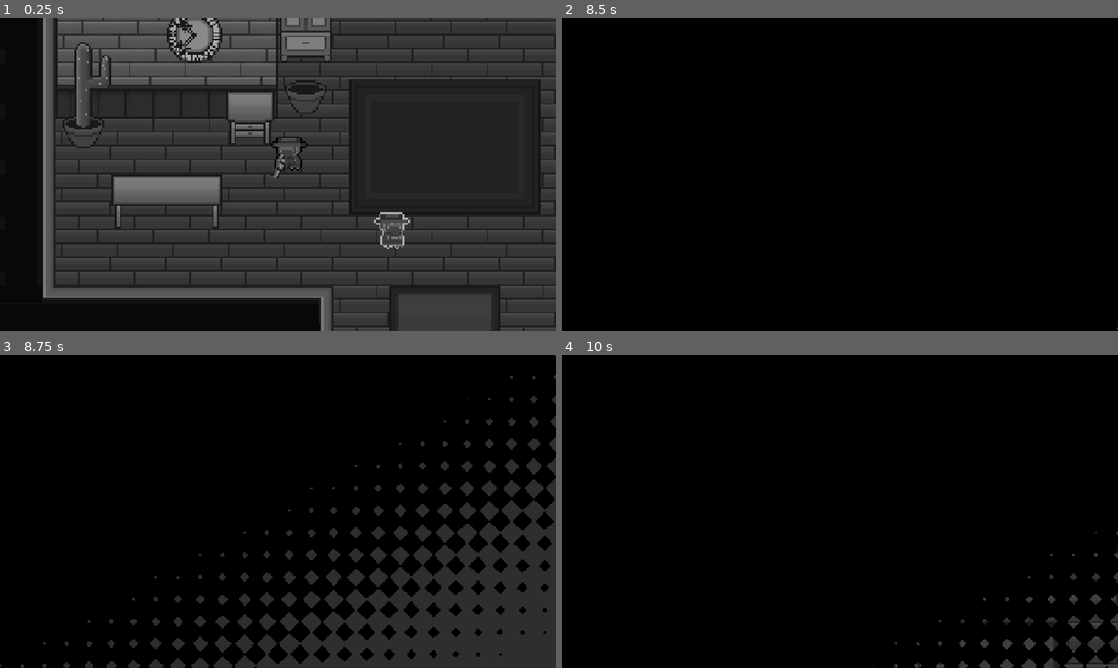
Above: before the commit, frames 1-4 (two rows, left to right).
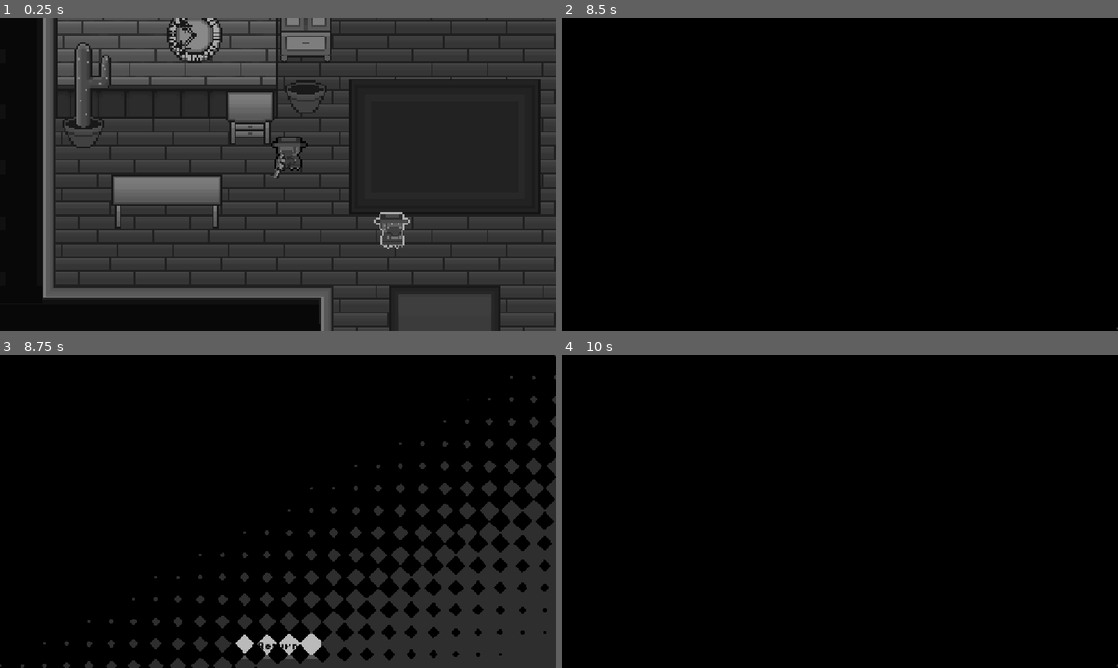
Above: after the commit, the same moments.

Repository: jpsalim21/GMTK_2026_2
Game: Godot game, scene res://BaseGame/scenes/scene1.tscn
The game is run twice, just before and just after one commit, with the same random seed, the same clock (stepped at 60 frames per second) and the same inputs.
Inputs (mouse positions are in pixels of both pictures, inside the frame that each line leads up to):
- Up to frame 1 (0.25 s): no input
- Up to frame 2 (8.5 s): tap Enter (ui_accept) at 0.5, 0.77, 3.77, 5, 7.52, 8 s; move the mouse to (962, 158) at 0.52 s; hold Right (ui_right) 0.53-1.25 s; click (962, 158) at 0.6 s; drag from (728, 190) to (812, 237) at 1.27 s; move the mouse to (895, 105) at 2.02 s; hold Left (ui_left) 2.03-2.75 s; click (895, 105) at 2.1 s; drag from (812, 237) to (673, 127) at 2.77 s; move the mouse to (1006, 221) at 3.52 s; hold Right (ui_right) 3.53-4.25 s; click (1006, 221) at 3.6 s; click "1" at 4.25 s; drag from (673, 127) to (956, 230) at 5.02 s; move the mouse to (867, 174) at 5.77 s; hold Right (ui_right) 5.78-6.5 s; click (867, 174) at 5.85 s; drag from (756, 96) to (728, 190) at 6.52 s; move the mouse to (962, 158) at 7.27 s; hold Left (ui_left) 7.28-8 s; click (962, 158) at 7.35 s; drag from (728, 190) to (812, 237) at 8.02 s
- Up to frame 3 (8.75 s): no input
- Up to frame 4 (10 s): click "1" (after the commit: "Return") at 8.75 s; click (840, 498) at 9.5 s, where only the run after the commit has a clickable "Start"

Frames 1-2 are identical in both runs. In frame 3, 0.6% of the frame differs, in the area x 42-58%, y 88-98%; in frame 4, 1.4%, in the area x 59-100%, y 56-100%.

Commit message:
Make menus better

Diff:
--- /dev/null
+++ b/BaseGame/scenes/ReturnButton.gd
@@ -0,0 +1,9 @@
+extends Button
+
+var menu_inicial : String = "res://BaseProject/Menus/MenuInicial.tscn"
+
+func _ready() -> void:
+	pressed.connect(pressed_func)
+
+func pressed_func():
+	SceneController.changeSceneTo(menu_inicial)
--- a/BaseGame/scenes/SelecaoFases.tscn
+++ b/BaseGame/scenes/SelecaoFases.tscn
@@ -1,6 +1,9 @@
 [gd_scene format=3 uid="uid://ueywob5yxfqg"]
 
 [ext_resource type="Script" uid="uid://2gayjw64kkcl" path="res://BaseGame/scenes/LoadButtonsLevel.gd" id="1_4xdh3"]
+[ext_resource type="FontFile" uid="uid://cb5nhr82xycc8" path="res://BaseGame/assets/fonts/PixelOperator8-Bold.ttf" id="1_8nrqj"]
+[ext_resource type="Theme" uid="uid://boio4eyolwhtj" path="res://BaseProject/Menus/UI_theme.tres" id="3_antdc"]
+[ext_resource type="Script" uid="uid://ctb27uyhpm2uv" path="res://BaseGame/scenes/ReturnButton.gd" id="4_x6dom"]
 
 [node name="Control" type="CanvasLayer" unique_id=381088464]
 
@@ -23,8 +26,31 @@
 theme_override_constants/margin_right = 20
 theme_override_constants/margin_bottom = 20
 
-[node name="GridContainer" type="GridContainer" parent="Panel/MarginContainer" unique_id=219988747]
+[node name="VBoxContainer" type="VBoxContainer" parent="Panel/MarginContainer" unique_id=1285554559]
 layout_mode = 2
+
+[node name="Label" type="Label" parent="Panel/MarginContainer/VBoxContainer" unique_id=524921424]
+layout_mode = 2
+theme_override_fonts/font = ExtResource("1_8nrqj")
+theme_override_font_sizes/font_size = 64
+text = "Level Selection"
+horizontal_alignment = 1
+
+[node name="GridContainer" type="GridContainer" parent="Panel/MarginContainer/VBoxContainer" unique_id=219988747]
+layout_mode = 2
+size_flags_vertical = 3
 columns = 11
 script = ExtResource("1_4xdh3")
 list_levels = Array[String](["res://BaseGame/scenes/Scene1.tscn"])
+
+[node name="Button" type="Button" parent="Panel/MarginContainer/VBoxContainer" unique_id=482759682]
+custom_minimum_size = Vector2(200, 50)
+custom_maximum_size = Vector2(200, -1)
+layout_mode = 2
+size_flags_horizontal = 4
+size_flags_vertical = 4
+theme = ExtResource("3_antdc")
+theme_override_fonts/font = ExtResource("1_8nrqj")
+theme_override_font_sizes/font_size = 16
+text = "Return"
+script = ExtResource("4_x6dom")
--- a/BaseProject/Menus/MenuInicial.gd
+++ b/BaseProject/Menus/MenuInicial.gd
@@ -4,7 +4,7 @@
 
 @onready var menu_inicial: Control = $"../MenuInicial"
 @onready var opcoes: Control = $"../Opcoes"
-@export var proxCena : String
+@export var proxCena : String = "res://BaseGame/scenes/SelecaoFases.tscn"
 
 func _ready() -> void:
 	$"../Opcoes/VBoxContainer/GeralSlider".value = GameController.configuracoes.audioMaster
@@ -15,7 +15,7 @@
 
 #Menu inicial
 func _on_start_pressed() -> void:
-	SceneController.changeSceneTo(proxCena, "CircleToon")
+	SceneController.changeSceneTo(proxCena)
 
 func _on_options_pressed() -> void:
 	opcoes.visible = true
--- a/BaseProject/Menus/MenuInicial.tscn
+++ b/BaseProject/Menus/MenuInicial.tscn
@@ -2,6 +2,7 @@
 
 [ext_resource type="Script" uid="uid://djrxho7xs1q05" path="res://BaseProject/Menus/MenuInicial.gd" id="1_g7at2"]
 [ext_resource type="Theme" uid="uid://boio4eyolwhtj" path="res://BaseProject/Menus/UI_theme.tres" id="2_dgm41"]
+[ext_resource type="FontFile" uid="uid://cb5nhr82xycc8" path="res://BaseGame/assets/fonts/PixelOperator8-Bold.ttf" id="2_r8kgk"]
 [ext_resource type="Script" uid="uid://bk654ednl067s" path="res://BaseProject/Menus/Vinheta.gd" id="3_r8kgk"]
 
 [sub_resource type="StyleBoxFlat" id="StyleBoxFlat_bfrjk"]
@@ -53,6 +54,14 @@
 grow_vertical = 2
 mouse_filter = 1
 
+[node name="Panel" type="Panel" parent="." unique_id=1581029228]
+layout_mode = 1
+anchors_preset = 15
+anchor_right = 1.0
+anchor_bottom = 1.0
+grow_horizontal = 2
+grow_vertical = 2
+
 [node name="Node" type="Node" parent="." unique_id=875127095]
 script = ExtResource("1_g7at2")
 
@@ -72,9 +81,10 @@
 offset_top = 90.0
 offset_bottom = 181.0
 grow_horizontal = 2
-theme_override_font_sizes/normal_font_size = 66
+theme_override_fonts/normal_font = ExtResource("2_r8kgk")
+theme_override_font_sizes/normal_font_size = 64
 bbcode_enabled = true
-text = "[center]Nome do jogo"
+text = "[center]Six Bullets and Nothing More"
 fit_content = true
 
 [node name="VBoxContainer" type="VBoxContainer" parent="MenuInicial" unique_id=1993168544]
@@ -92,19 +102,22 @@
 [node name="Start" type="Button" parent="MenuInicial/VBoxContainer" unique_id=148081076]
 layout_mode = 2
 theme = ExtResource("2_dgm41")
-theme_override_font_sizes/font_size = 36
+theme_override_fonts/font = ExtResource("2_r8kgk")
+theme_override_font_sizes/font_size = 32
 text = "Start"
 
 [node name="Options" type="Button" parent="MenuInicial/VBoxContainer" unique_id=1478632313]
 layout_mode = 2
 theme = ExtResource("2_dgm41")
-theme_override_font_sizes/font_size = 36
+theme_override_fonts/font = ExtResource("2_r8kgk")
+theme_override_font_sizes/font_size = 32
 text = "Options"
 
 [node name="Quit" type="Button" parent="MenuInicial/VBoxContainer" unique_id=1132030560]
 layout_mode = 2
 theme = ExtResource("2_dgm41")
-theme_override_font_sizes/font_size = 36
+theme_override_fonts/font = ExtResource("2_r8kgk")
+theme_override_font_sizes/font_size = 32
 text = "Quit"
 
 [node name="Opcoes" type="Control" parent="." unique_id=2058645677]
Not shown, added: BaseGame/scenes/ReturnButton.gd.uid
